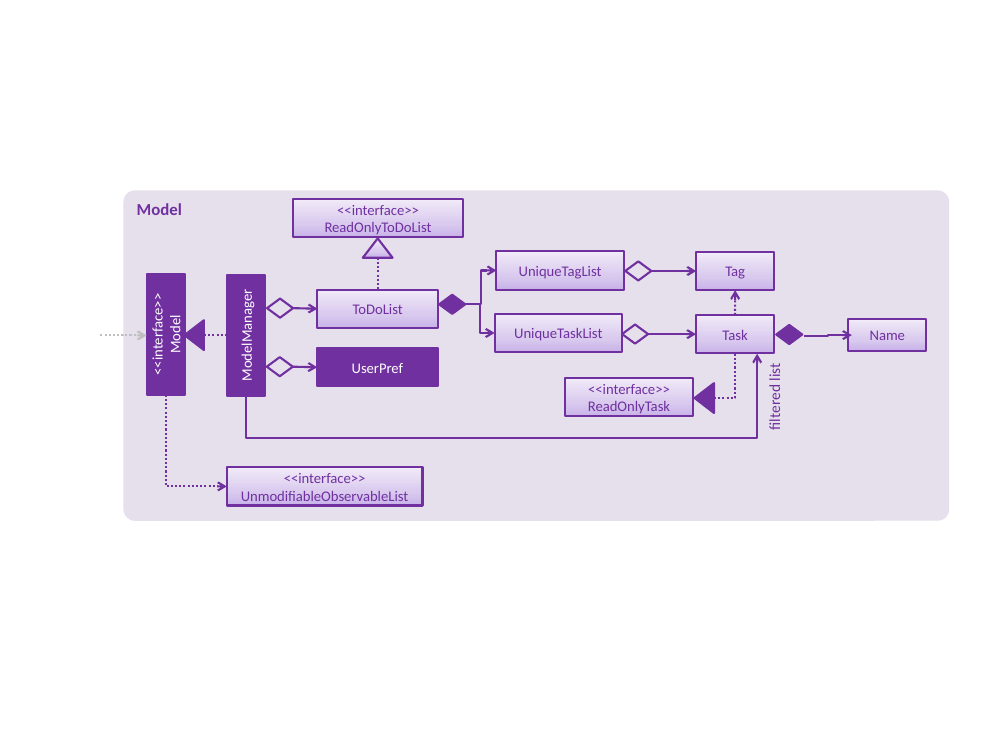
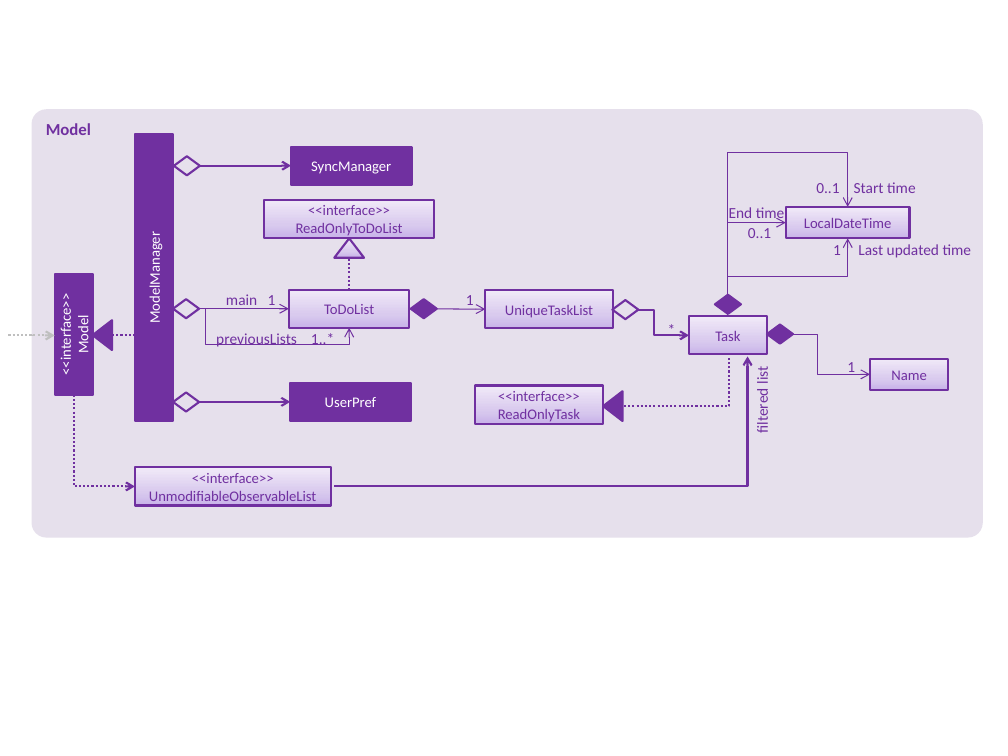
Before and after one commit to CS2103AUG2016-W11-C2/main, a slide deck: slide 8 of docs/diagrams/Diagrams.pptx (slide 7 before the commit). Drawn at 1008x756 pixels with LibreOffice and Linux fonts; fonts in the diff are those of the drawing. Boxes give left, top, right and bottom in pixels: in the first picture for what was removed or moved away, otherwise in the second. Text is boxed around its words. In the diff, an @@ line names an element or a change of style, - is before the commit and + after.

```diff
--- a/docs/diagrams/Diagrams.pptx
+++ b/docs/diagrams/Diagrams.pptx
@@ rounded rectangle "Model": place and size @@
-rounded rectangle "Model" at (123, 191, 949, 521)
+rounded rectangle "Model" at (31, 109, 983, 537)
@@ rectangle "ModelManager": place and size @@
-rectangle "ModelManager" at (227, 275, 265, 396)
+rectangle "ModelManager" at (135, 135, 173, 421)
@@ diamond: place and size @@
-diamond at (625, 261, 651, 280)
+diamond at (174, 156, 201, 175)
@@ group added at (200, 146, 972, 375): 9 texts, 5 elbow arrows, 3 arrows, 2 rectangles, 1 diamond @@
+LocalDateTime
+1
+1 Last updated time
+0..1
+0..1 Start time
+End time
+*
+1
+main 1
+previousLists 1..*
+SyncManager
@@ 2 rectangles, 1 triangle: place and size @@
-2 rectangles, 1 triangle at (293, 200, 463, 328)
+2 rectangles, 1 triangle at (264, 200, 433, 328)
@@ elbow line moved from (378, 258) - (378, 290) to (349, 238) - (349, 289) @@
@@ rectangle removed at (496, 251, 624, 289) @@
-UniqueTagList
@@ rectangle removed at (697, 252, 774, 290) @@
-Tag
@@ diamond: place and size @@
-diamond at (439, 294, 466, 313)
+diamond at (411, 299, 437, 319)
@@ elbow arrow removed from (466, 304) to (496, 270) @@
@@ rectangle "UniqueTaskList": place and size @@
-rectangle "UniqueTaskList" at (495, 313, 623, 352)
+rectangle "UniqueTaskList" at (485, 290, 613, 329)
@@ elbow arrow removed from (651, 271) to (697, 271) @@
@@ arrow removed from (735, 316) to (735, 290) @@
@@ arrow removed from (293, 308) to (318, 308) @@
@@ elbow arrow removed from (466, 304) to (495, 333) @@
@@ diamond: place and size @@
-diamond at (622, 325, 648, 344)
+diamond at (613, 300, 639, 320)
@@ elbow arrow moved from (648, 334) - (696, 335) to (638, 309) - (688, 336) @@
@@ rectangle "Task": place and size @@
-rectangle "Task" at (696, 316, 773, 354)
+rectangle "Task" at (688, 317, 766, 355)
@@ diamond: place and size @@
-diamond at (776, 325, 802, 344)
+diamond at (767, 325, 793, 344)
@@ 1 rectangle, 1 diamond, 1 elbow arrow: place and size @@
-1 rectangle, 1 diamond, 1 elbow arrow at (101, 274, 293, 395)
+1 rectangle, 1 diamond, 1 elbow arrow at (8, 274, 200, 395)
@@ 1 rectangle, 1 triangle, 1 elbow arrow, 1 line: place and size @@
-1 rectangle, 1 triangle, 1 elbow arrow, 1 line at (165, 320, 422, 506)
+1 rectangle, 1 triangle, 1 elbow arrow, 1 line at (74, 320, 331, 506)
@@ elbow arrow moved from (246, 395) - (757, 354) to (335, 487) - (748, 357) @@
@@ elbow line moved from (714, 398) - (735, 353) to (624, 406) - (730, 357) @@
@@ text "filtered list": place and size @@
-text "filtered list" at (765, 364, 784, 429)
+text "filtered list" at (753, 367, 772, 432)
@@ elbow arrow removed from (804, 336) to (852, 335) @@
@@ rectangle "Name": place and size @@
-rectangle "Name" at (849, 320, 926, 351)
+rectangle "Name" at (870, 359, 948, 390)
@@ rectangle "UserPref": place and size @@
-rectangle "UserPref" at (318, 348, 438, 386)
+rectangle "UserPref" at (290, 383, 411, 421)
@@ rectangle "<<interface>> ReadOnlyTask": place and size @@
-rectangle "<<interface>> ReadOnlyTask" at (565, 378, 694, 416)
+rectangle "<<interface>> ReadOnlyTask" at (475, 385, 603, 423)
@@ diamond: place and size @@
-diamond at (267, 357, 293, 376)
+diamond at (173, 392, 200, 411)
@@ arrow moved from (293, 367) - (318, 367) to (200, 402) - (290, 402) @@
@@ triangle: place and size @@
-triangle at (695, 383, 714, 413)
+triangle at (603, 391, 622, 421)
```
Also in this commit, not shown: 8 other slides changed, 2 slides added, 1 slide removed, 1 other file.
